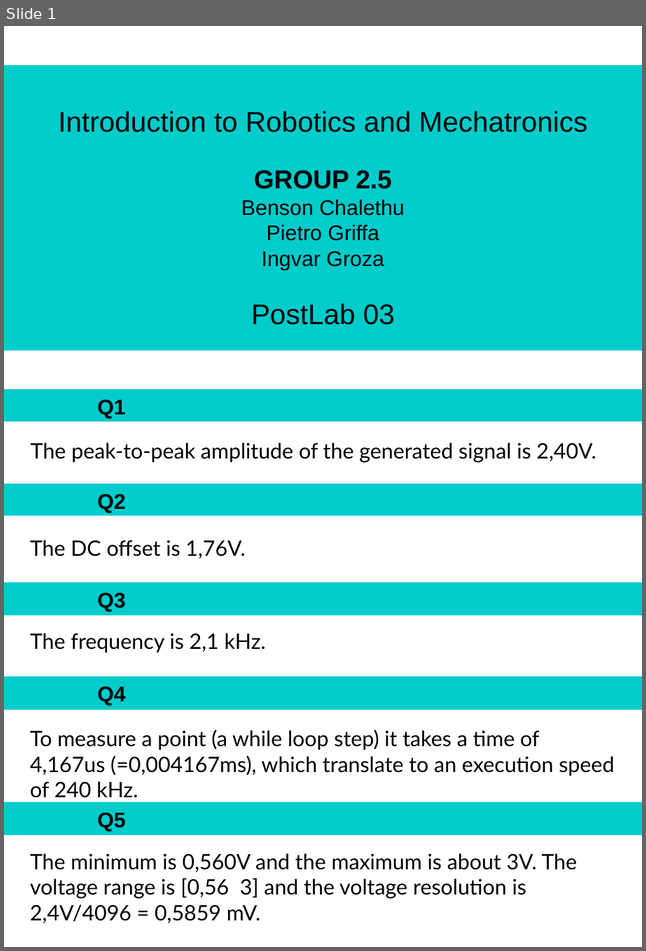
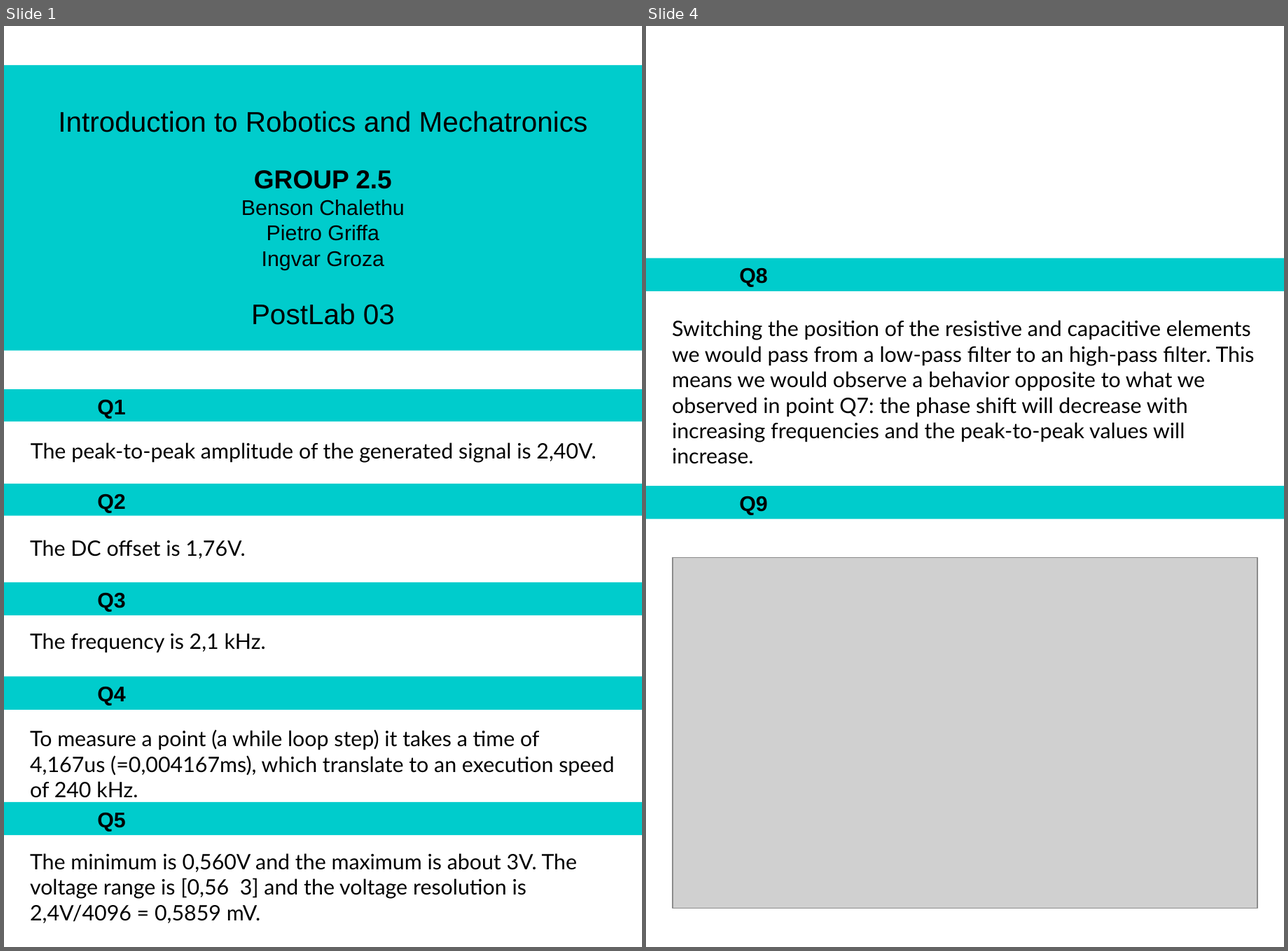
Before and after one commit to PietroGriffa/IRM19, a slide deck: Lab 03/PostLab03.odp. Shown side by side, each under a label of ours: slide 1 before the commit, slides 1 and 4 after it; the slides between them are not shown. The pictures are 646x951 and 1288x951 pixels, drawn with LibreOffice and Linux fonts; fonts in the diff are those of the drawing; grey boxes stand for pictures. Boxes give left, top, right and bottom in pixels: in the first picture for what was removed or moved away, otherwise in the second. Text is boxed around its words. In the diff, an @@ line names an element or a change of style, - is before the commit and + after.

```diff
--- a/Lab 03/PostLab03.odp
+++ b/Lab 03/PostLab03.odp
@@ slide 4 added at <box>646,26,1284,947</box>, background #FFFFFF @@
@@ rectangle added at <box>646,258,1284,291</box>, fill #00CCCC, 18 pt, text #000000, bold @@
+Q8
@@ text added at <box>672,320,1254,464</box>, 18 pt, text #000000 @@
+Switching the position of the resistive and capacitive elements we would pass from a low-pass filter to an high-pass filter. This means we would observe a behavior opposite to what we observed in point Q7: the phase shift will decrease with increasing frequencies and the peak-to-peak values will increase.
@@ rectangle added at <box>646,486,1284,519</box>, fill #00CCCC, 18 pt, text #000000, bold @@
+Q9
@@ picture added at <box>673,557,1257,908</box> @@
```
Also in this commit, not shown: 2 slides changed, 1 slide removed.
